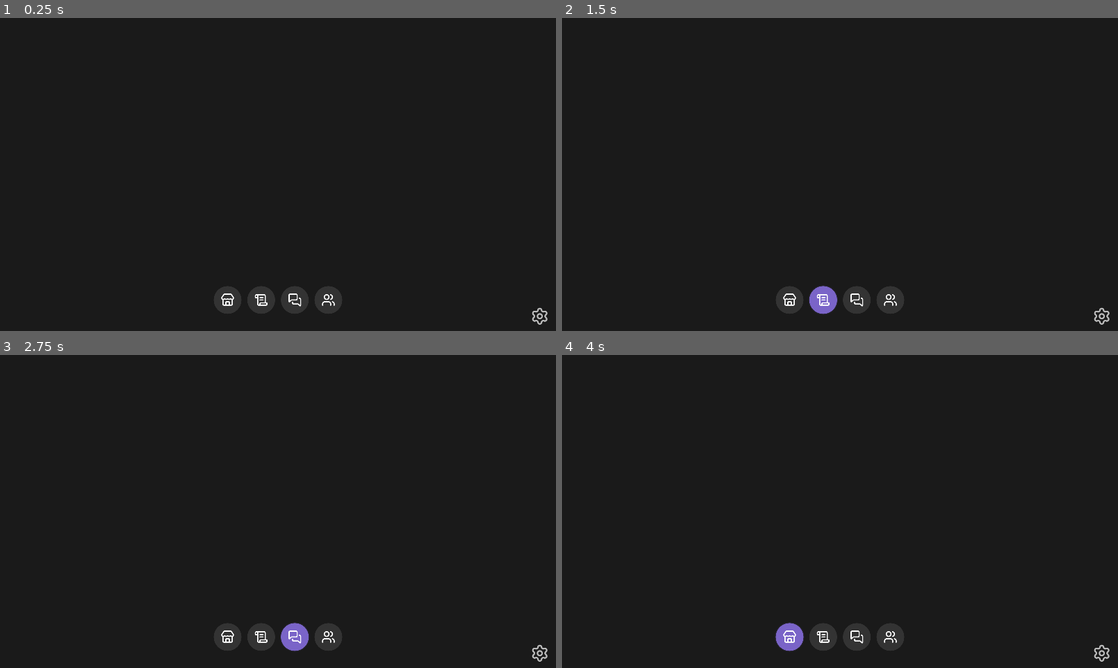
Above: before the commit, frames 1-4 (two rows, left to right).
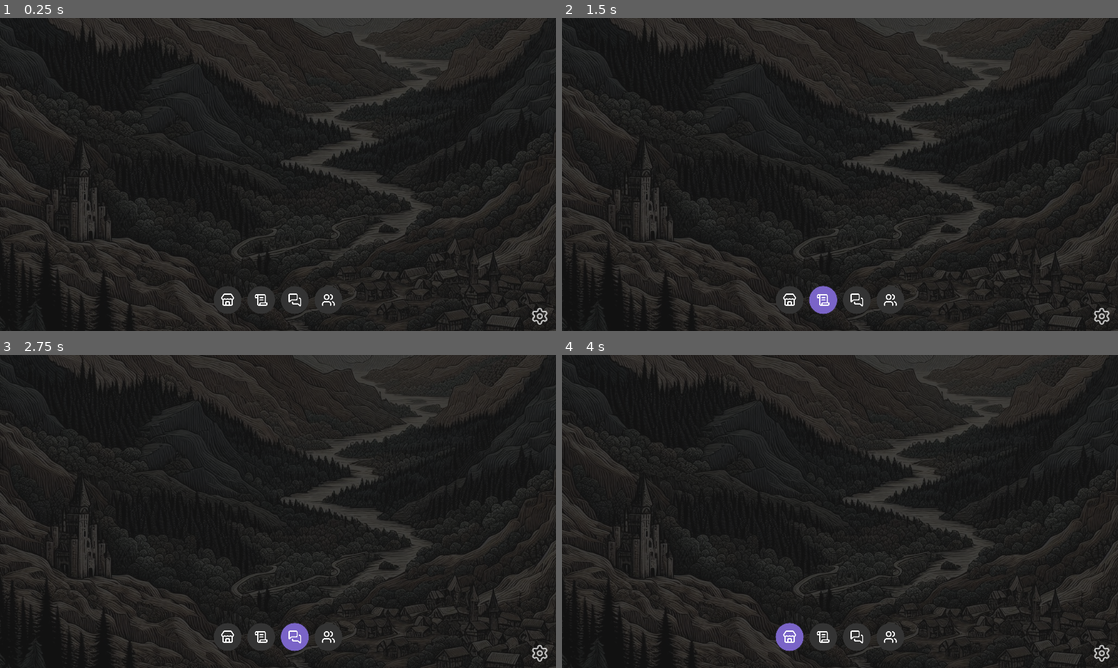
Above: after the commit, the same moments.

Repository: Bildurre/choque_de_leyendas_vg
Game: Godot game, scene res://screens/main_menu/main_menu_desktop.tscn
Same seed, same stepped clock (60 frames per second), same inputs: the game is played once before the commit and once after it.
Inputs (mouse positions are in pixels of both pictures, inside the frame that each line leads up to):
- Up to frame 1 (0.25 s): no input
- Up to frame 2 (1.5 s): click (789, 299) at 0.5 s; click (823, 299) at 1.25 s
- Up to frame 3 (2.75 s): click (294, 636) at 2 s
- Up to frame 4 (4 s): click (890, 636) at 2.75 s; click (789, 636) at 3.5 s

The runs differ from the first frame. In frame 1, 7.9% of the frame differs, in the area x 0-100%, y 0-100%; in frame 2, 7.9%; in frame 3, 7.9%; in frame 4, 7.9%.

Commit message:
Add desaturated background image to main menu
- Copy landscape.jpeg to assets/backgrounds/home.jpeg
- Add TextureRect over dark ColorRect with low opacity and
  grey modulate for desaturated dark look (~25% color)

https://claude.ai/code/session_0176j4sJi8nNgewyZfevnuDY

Diff:
--- a/screens/main_menu/main_menu_desktop.tscn
+++ b/screens/main_menu/main_menu_desktop.tscn
@@ -8,6 +8,7 @@
 [ext_resource type="Texture2D" path="res://assets/icons/placeholder/messages_square.svg" id="6_msg"]
 [ext_resource type="Texture2D" path="res://assets/icons/placeholder/users.svg" id="7_users"]
 [ext_resource type="Texture2D" path="res://assets/icons/placeholder/settings.svg" id="8_settings"]
+[ext_resource type="Texture2D" path="res://assets/backgrounds/home.jpeg" id="9_bg"]
 
 [node name="MainMenu" type="Control"]
 layout_mode = 3
@@ -26,6 +27,18 @@
 grow_horizontal = 2
 grow_vertical = 2
 color = Color(0.102, 0.102, 0.102, 1)
+
+[node name="BackgroundImage" type="TextureRect" parent="."]
+layout_mode = 1
+anchors_preset = 15
+anchor_right = 1.0
+anchor_bottom = 1.0
+grow_horizontal = 2
+grow_vertical = 2
+texture = ExtResource("9_bg")
+expand_mode = 1
+stretch_mode = 6
+modulate = Color(0.55, 0.55, 0.55, 0.35)
 
 [node name="Layout" type="VBoxContainer" parent="."]
 layout_mode = 1
Binary file added: assets/backgrounds/home.jpeg
Not shown: 1 places in screens/main_menu/main_menu_desktop.tscn that only renumber resources
